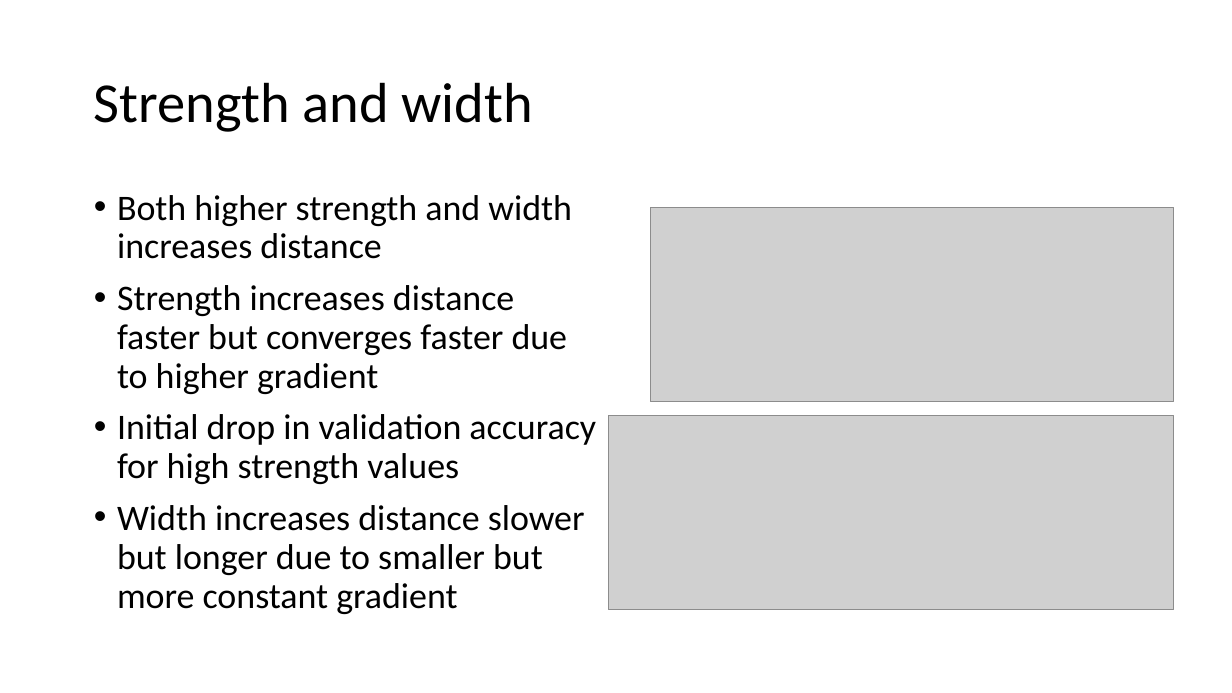
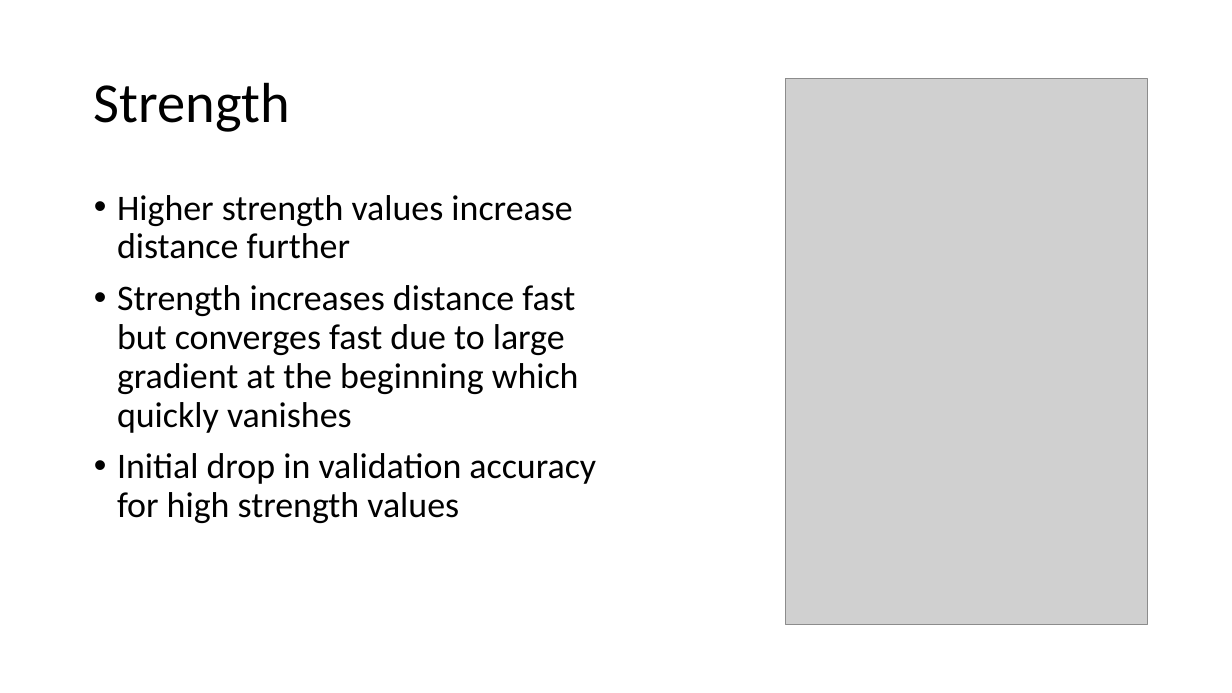
Before and after one commit to philippvb/Bachelorarbeit, a slide deck: slide 28 of presentation/Bachelorthesis_Presentation.odp (slide 33 before the commit). Drawn at 1232x693 pixels with LibreOffice and Linux fonts; fonts in the diff are those of the drawing; grey boxes stand for pictures. Boxes give left, top, right and bottom in pixels: in the first picture for what was removed or moved away, otherwise in the second. Text is boxed around its words. In the diff, an @@ line names an element or a change of style, - is before the commit and + after.

```diff
--- a/presentation/Bachelorthesis_Presentation.odp
+++ b/presentation/Bachelorthesis_Presentation.odp
@@ title at [94,82,290,132]: text changed @@
-Strength and width
+Strength
@@ picture: place and size @@
-picture at [651,207,1175,402]
+picture at [787,79,1148,625]
@@ text at [117,195,579,433]: text changed @@
-• Both higher strength and width increases distance
-• Strength increases distance faster but converges faster due to higher gradient
+• Higher strength values increase distance further
+• Strength increases distance fast but converges fast due to large gradient at the beginning which quickly vanishes
@@ picture removed at [608,415,1174,610] @@
@@ text at [117,505,585,614]: paragraph removed @@
-• Width increases distance slower but longer due to smaller but more constant gradient
```
Also in this commit, not shown: 20 other slides changed, 16 slides added, 5 slides removed, 21 other files.
